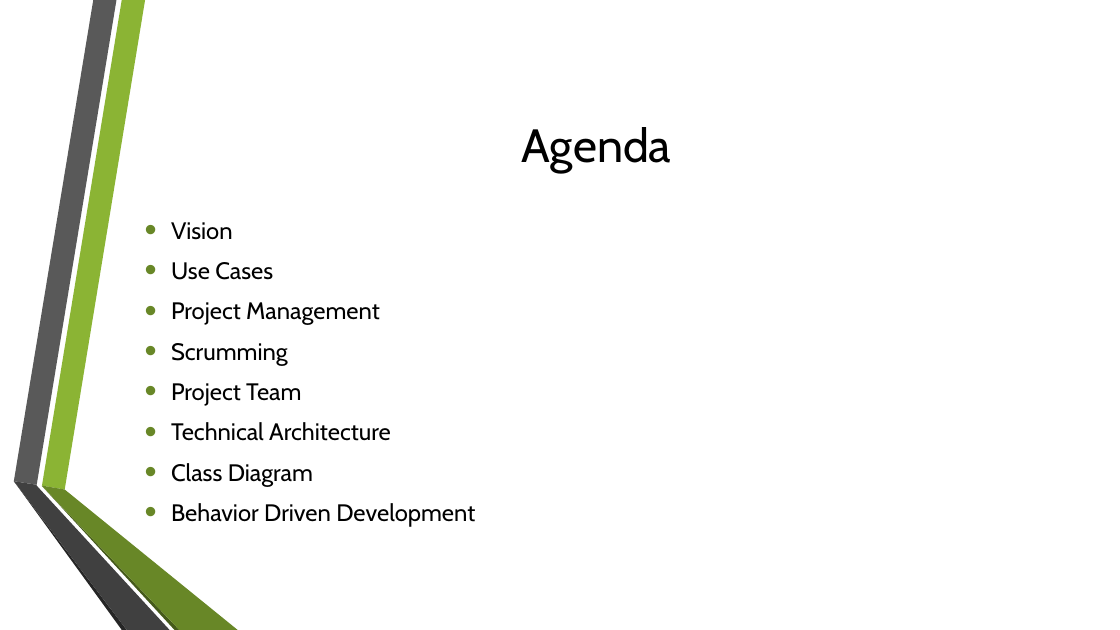
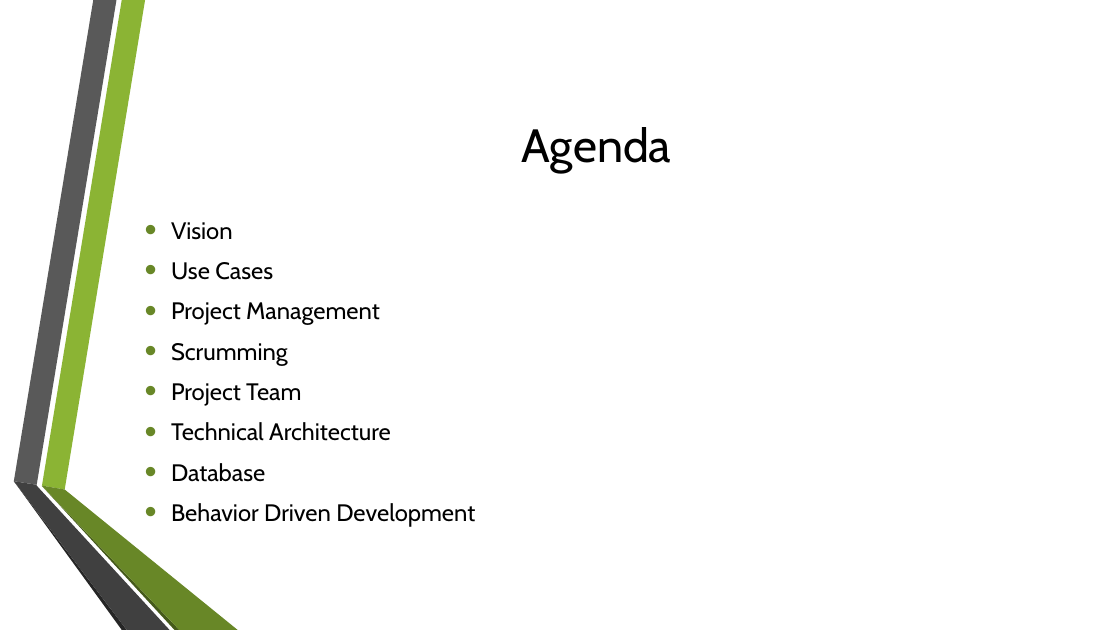
Before and after one commit to GamingBets/documents, a slide deck: slide 2 of Gaming-Bets.pptx. Drawn at 1120x630 pixels with LibreOffice and Linux fonts; fonts in the diff are those of the drawing; background and template pictures are left out. Boxes give left, top, right and bottom in pixels: in the first picture for what was removed or moved away, otherwise in the second. Text is boxed around its words. In the diff, an @@ line names an element or a change of style, - is before the commit and + after.

Commit message:
pp

```diff
--- a/Gaming-Bets.pptx
+++ b/Gaming-Bets.pptx
@@ text at [171, 463, 265, 482]: text changed @@
-• Class Diagram
+• Database
```
Also in this commit, not shown: 1 slide added, 1 slide removed.
